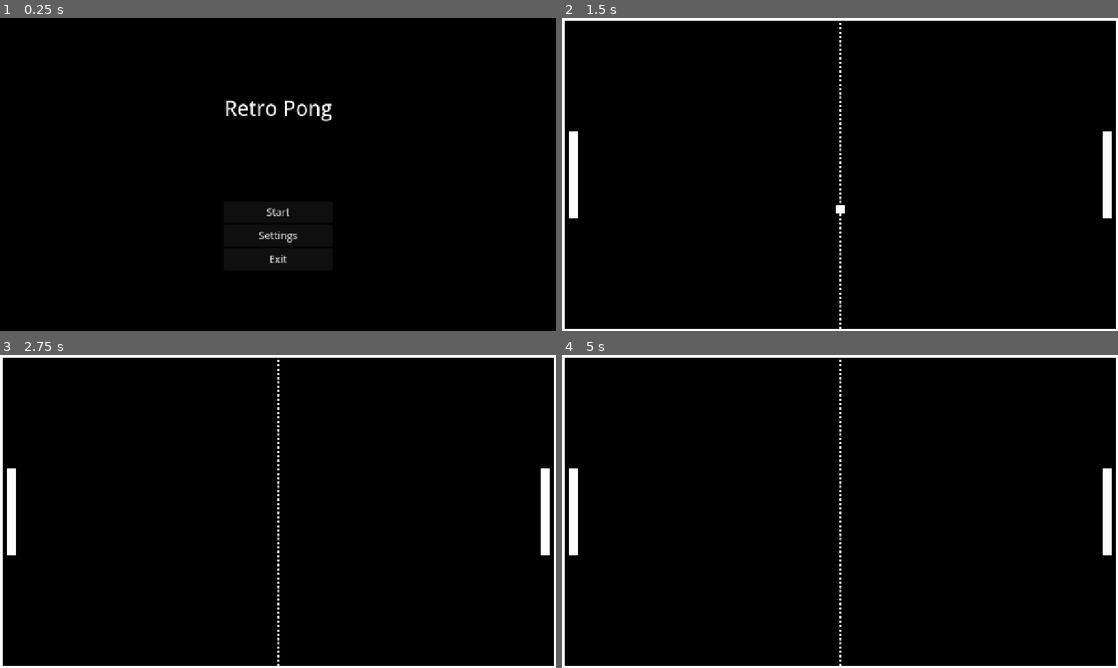
Above: before the commit, frames 1-4 (two rows, left to right).
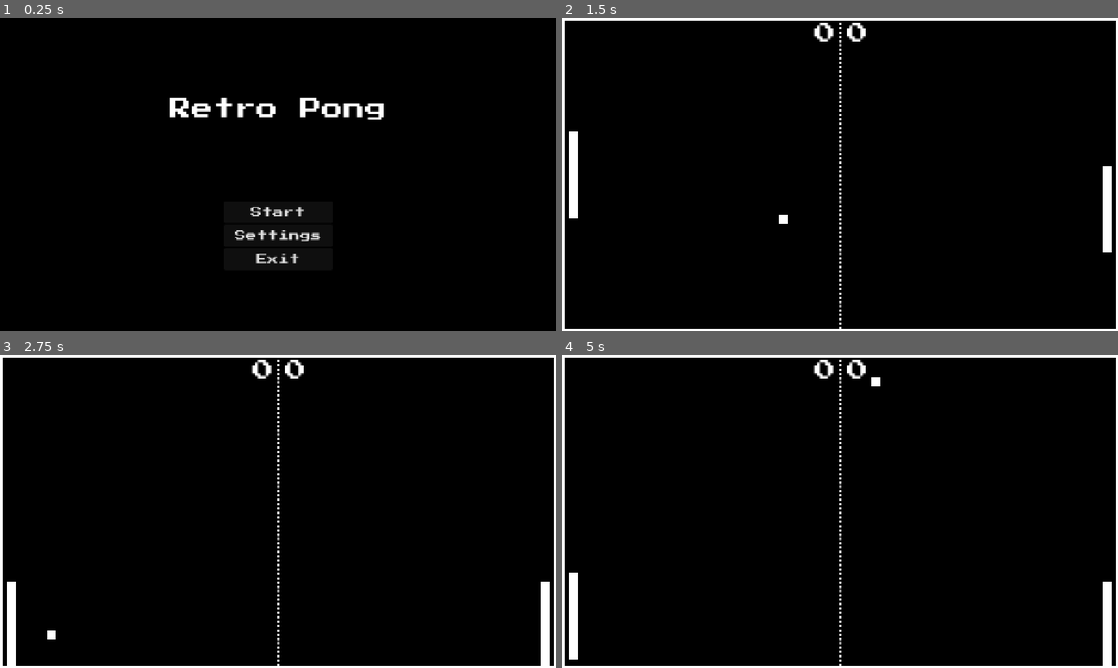
Above: after the commit, the same moments.

Repository: jbass88/RetroPong
Game: Godot game, scene res://scenes/menu/main_menu_scene.tscn
Two runs of this game, one before a commit and one after it. Both use one fixed random seed, a clock stepped at 60 frames per second and the inputs below.
Inputs:
- Up to frame 1 (0.25 s): no input
- Up to frame 2 (1.5 s): click "Start" at 0.5 s; hold Down (paddle_right_down, bound only after the commit) from 1.28 s (still down)
- Up to frame 3 (2.75 s): release Down (paddle_right_down, bound only after the commit) at 2.03 s; hold S (paddle_left_down, bound only after the commit) from 2.03 s (still down)
- Up to frame 4 (5 s): release S (paddle_left_down, bound only after the commit) at 2.78 s; hold Down (paddle_right_down, bound only after the commit) 2.78-3.53 s; tap Enter at 3.5 s; hold W (paddle_left_up, bound only after the commit) 3.53-4.28 s; hold S (paddle_left_down, bound only after the commit) from 4.28 s (still down)

The runs differ from the first frame. In frame 1, 1.9% of the frame differs, in the area x 30-70%, y 25-79%; in frame 2, 0.7%; in frame 3, 2.1%; in frame 4, 2.1%, in the area x 1-99%, y 1-100%.

Commit message:
Add new font. Add controls

Diff:
--- a/project.godot
+++ b/project.godot
@@ -26,6 +26,39 @@
 window/size/viewport_height=720
 window/stretch/mode="canvas_items"
 
+[global_group]
+
+paddles=""
+ball=""
+
+[input]
+
+paddle_left_up={
+"deadzone": 0.2,
+"events": [Object(InputEventKey,"resource_local_to_scene":false,"resource_name":"","device":-1,"window_id":0,"alt_pressed":false,"shift_pressed":false,"ctrl_pressed":false,"meta_pressed":false,"pressed":false,"keycode":0,"physical_keycode":87,"key_label":0,"unicode":119,"location":0,"echo":false,"script":null)
+]
+}
+paddle_left_down={
+"deadzone": 0.2,
+"events": [Object(InputEventKey,"resource_local_to_scene":false,"resource_name":"","device":-1,"window_id":0,"alt_pressed":false,"shift_pressed":false,"ctrl_pressed":false,"meta_pressed":false,"pressed":false,"keycode":0,"physical_keycode":83,"key_label":0,"unicode":115,"location":0,"echo":false,"script":null)
+]
+}
+paddle_right_up={
+"deadzone": 0.2,
+"events": [Object(InputEventKey,"resource_local_to_scene":false,"resource_name":"","device":-1,"window_id":0,"alt_pressed":false,"shift_pressed":false,"ctrl_pressed":false,"meta_pressed":false,"pressed":false,"keycode":0,"physical_keycode":4194320,"key_label":0,"unicode":0,"location":0,"echo":false,"script":null)
+]
+}
+paddle_right_down={
+"deadzone": 0.2,
+"events": [Object(InputEventKey,"resource_local_to_scene":false,"resource_name":"","device":-1,"window_id":0,"alt_pressed":false,"shift_pressed":false,"ctrl_pressed":false,"meta_pressed":false,"pressed":false,"keycode":0,"physical_keycode":4194322,"key_label":0,"unicode":0,"location":0,"echo":false,"script":null)
+]
+}
+pause_menu={
+"deadzone": 0.2,
+"events": [Object(InputEventKey,"resource_local_to_scene":false,"resource_name":"","device":-1,"window_id":0,"alt_pressed":false,"shift_pressed":false,"ctrl_pressed":false,"meta_pressed":false,"pressed":false,"keycode":0,"physical_keycode":4194305,"key_label":0,"unicode":0,"location":0,"echo":false,"script":null)
+]
+}
+
 [rendering]
 
 renderer/rendering_method="gl_compatibility"
--- a/scenes/game/ball.gd
+++ b/scenes/game/ball.gd
@@ -1 +1,42 @@
-extends RigidBody2D
+extends CharacterBody2D
+
+# Export variables to tweak from the Inspector
+@export var base_speed: float = 400.0
+@export var speed_increase: float = 25.0
+
+# This variable will hold the current speed and direction
+var current_speed: float
+
+# This function will be called from the main game to start a round
+func start():
+	# Reset position to the center of the ball's parent (the main scene)
+	position = get_parent().get_viewport_rect().size / 2
+
+	# Reset speed
+	current_speed = base_speed
+
+	# Choose a random starting direction
+	var direction_x = 1 if randi_range(0, 1) == 0 else -1
+	var direction_y = randf_range(-0.8, 0.8) # Add a slight vertical angle
+
+	# Normalize the vector to ensure consistent speed, then apply speed
+	velocity = Vector2(direction_x, direction_y).normalized() * current_speed
+
+# _physics_process is the heart of the movement
+func _physics_process(delta: float):
+	# move_and_collide moves the body and stops on collision,
+	# returning a KinematicCollision2D object with collision data.
+	var collision = move_and_collide(velocity * delta)
+
+	# If a collision occurred...
+	if collision:
+		# The bounce() function is perfect for this. It reflects the velocity
+		# vector based on the collision's normal (the direction of the surface).
+		velocity = velocity.bounce(collision.get_normal())
+
+		# Check if the object we hit was a paddle
+		# We'll add the paddles to a "paddles" group in the next step
+		if collision.get_collider().is_in_group("paddles"):
+			# Increase the speed and apply it to the velocity
+			current_speed += speed_increase
+			velocity = velocity.normalized() * current_speed
--- a/scenes/game/ball.tscn
+++ b/scenes/game/ball.tscn
@@ -16,7 +16,7 @@
 
 [sub_resource type="RectangleShape2D" id="RectangleShape2D_ghx6m"]
 
-[node name="Ball" type="RigidBody2D"]
+[node name="Ball" type="CharacterBody2D" groups=["ball"]]
 script = ExtResource("1_hie4g")
 
 [node name="AnimatedSprite2D" type="AnimatedSprite2D" parent="."]
--- a/scenes/game/main_level_scene.gd
+++ b/scenes/game/main_level_scene.gd
@@ -1,16 +1,46 @@
 extends Node2D
 
+# Link to your Ball and ScoreLabel nodes
 
+var score_left = 0
+var score_right = 0
 
-func reset_paddle_position(is_left: bool):
-	var screen_size = get_viewport_rect().size
-	var offset = 25.0
-	var y_pos = screen_size.y / 2 - offset
-	if is_left:
-		$PaddleLeft.position = Vector2(offset, y_pos)
-	else:
-		$PaddleRight.position = Vector2(screen_size.x - offset, y_pos)
+# This function is called automatically when the game starts
+func _ready():
+	# Start the first round
+	start_round()
 
-func reset_ball_position():
-	var screen_size = get_viewport_rect().size
-	$Ball.position = Vector2(screen_size.x / 2, screen_size.y / 2)
+func start_round():
+	$Ball.start()
+
+func update_score_display():
+	$HudLayer/ScoreLeftLabel.text = str(score_left)
+	$HudLayer/ScoreRightLabel.text = str(score_right)
+
+# This function was created when you connected the signal
+func _on_goal_left_area_body_entered(body):
+	# Check if the body that entered was the ball
+	if body.is_in_group("ball"): # We need to add the ball to a group!
+		score_right += 1
+		update_score_display()
+		start_round()
+
+# And the same for the right goal
+func _on_goal_right_area_body_entered(body):
+	if body.is_in_group("ball"):
+		score_left += 1
+		update_score_display()
+		start_round()
+
+#func reset_paddle_position(is_left: bool):
+	#var screen_size = get_viewport_rect().size
+	#var offset = 25.0
+	#var y_pos = screen_size.y / 2 - offset
+	#if is_left:
+		#$PaddleLeft.position = Vector2(offset, y_pos)
+	#else:
+		#$PaddleRight.position = Vector2(screen_size.x - offset, y_pos)
+#
+#func reset_ball_position():
+	#var screen_size = get_viewport_rect().size
+	#$Ball.position = Vector2(screen_size.x / 2, screen_size.y / 2)
--- a/scenes/game/main_level_scene.tscn
+++ b/scenes/game/main_level_scene.tscn
@@ -1,7 +1,8 @@
-[gd_scene load_steps=8 format=3 uid="uid://bjy76qd77cgav"]
+[gd_scene load_steps=11 format=3 uid="uid://bjy76qd77cgav"]
 
 [ext_resource type="Script" uid="uid://6jde6mujbfc6" path="res://scenes/game/main_level_scene.gd" id="1_71pvm"]
 [ext_resource type="PackedScene" uid="uid://b6lv3o2vov61a" path="res://scenes/game/paddle_left.tscn" id="2_l4h7t"]
+[ext_resource type="FontFile" uid="uid://c3h6cwhfap6a" path="res://fonts/PressStart2P-Regular.ttf" id="2_lkekv"]
 [ext_resource type="Texture2D" uid="uid://b3po5blp4eu1i" path="res://images/dash_rotate.png" id="2_vv3nk"]
 [ext_resource type="PackedScene" uid="uid://b5xna4ksq5ihf" path="res://scenes/game/paddle_right.tscn" id="3_vv3nk"]
 [ext_resource type="PackedScene" uid="uid://bidmpanxjmgol" path="res://scenes/game/ball.tscn" id="4_lkekv"]
@@ -11,6 +12,12 @@
 
 [sub_resource type="GradientTexture1D" id="GradientTexture1D_8ek21"]
 gradient = SubResource("Gradient_j2gj4")
+
+[sub_resource type="RectangleShape2D" id="RectangleShape2D_lkekv"]
+size = Vector2(1270, 5)
+
+[sub_resource type="RectangleShape2D" id="RectangleShape2D_j2gj4"]
+size = Vector2(5, 710)
 
 [node name="MainLevelScene" type="Node2D"]
 script = ExtResource("1_71pvm")
@@ -27,14 +34,6 @@
 texture = SubResource("GradientTexture1D_8ek21")
 
 [node name="HudLayer" type="CanvasLayer" parent="."]
-
-[node name="LeftScoreLabel" type="Label" parent="HudLayer"]
-offset_right = 40.0
-offset_bottom = 23.0
-
-[node name="RightScoreLabel" type="Label" parent="HudLayer"]
-offset_right = 40.0
-offset_bottom = 23.0
 
 [node name="BorderTop" type="ColorRect" parent="HudLayer"]
 anchors_preset = 10
@@ -74,6 +73,55 @@
 texture = ExtResource("2_vv3nk")
 texture_mode = 1
 
+[node name="ScoreLeftLabel" type="Label" parent="HudLayer"]
+offset_left = -10.0
+offset_top = 10.0
+offset_right = 630.0
+offset_bottom = 60.0
+theme_override_fonts/font = ExtResource("2_lkekv")
+theme_override_font_sizes/font_size = 50
+text = "0"
+horizontal_alignment = 2
+
+[node name="ScoreRightLabel" type="Label" parent="HudLayer"]
+anchors_preset = 1
+anchor_left = 1.0
+anchor_right = 1.0
+offset_left = -625.0
+offset_top = 10.0
+offset_right = 15.0
+offset_bottom = 60.0
+grow_horizontal = 0
+theme_override_fonts/font = ExtResource("2_lkekv")
+theme_override_font_sizes/font_size = 50
+text = "0"
+
+[node name="BorderTopBody" type="StaticBody2D" parent="HudLayer"]
+
+[node name="CollisionShape2D" type="CollisionShape2D" parent="HudLayer/BorderTopBody"]
+position = Vector2(640, 2.5)
+shape = SubResource("RectangleShape2D_lkekv")
+
+[node name="BorderBottomBody" type="StaticBody2D" parent="HudLayer"]
+position = Vector2(0, 725)
+
+[node name="CollisionShape2D" type="CollisionShape2D" parent="HudLayer/BorderBottomBody"]
+position = Vector2(640, -7.5)
+shape = SubResource("RectangleShape2D_lkekv")
+
+[node name="GoalLeftArea" type="Area2D" parent="HudLayer"]
+
+[node name="CollisionShape2D" type="CollisionShape2D" parent="HudLayer/GoalLeftArea"]
+position = Vector2(2.5, 360)
+shape = SubResource("RectangleShape2D_j2gj4")
+
+[node name="GoalRightArea" type="Area2D" parent="HudLayer"]
+position = Vector2(1275, 0)
+
+[node name="CollisionShape2D" type="CollisionShape2D" parent="HudLayer/GoalRightArea"]
+position = Vector2(2.5, 360)
+shape = SubResource("RectangleShape2D_j2gj4")
+
 [node name="PaddleLeft" parent="." instance=ExtResource("2_l4h7t")]
 position = Vector2(25, 360)
 
@@ -82,3 +130,6 @@
 
 [node name="Ball" parent="." instance=ExtResource("4_lkekv")]
 position = Vector2(640, 359)
+
+[connection signal="body_entered" from="HudLayer/GoalLeftArea" to="." method="_on_goal_left_area_body_entered"]
+[connection signal="body_entered" from="HudLayer/GoalRightArea" to="." method="_on_goal_right_area_body_entered"]
--- a/scenes/game/paddle_left.gd
+++ b/scenes/game/paddle_left.gd
@@ -1 +1,20 @@
 extends CharacterBody2D
+
+@export var speed: float = 400.0  # Paddle speed in pixels/second
+
+func _process(delta):
+	var move := 0.0
+
+	if Input.is_action_pressed("paddle_left_up"):
+		move -= 1
+	if Input.is_action_pressed("paddle_left_down"):
+		move += 1
+
+	# Move the paddle vertically
+	#velocity.y += move * speed * delta
+	#move_and_slide()
+	position.y += move * speed * delta
+
+	var screen_height = get_viewport_rect().size.y
+	var paddle_height = $CollisionShape2D.shape.size.y
+	position.y = clampf(position.y, paddle_height / 2, screen_height - paddle_height / 2)
--- a/scenes/game/paddle_left.tscn
+++ b/scenes/game/paddle_left.tscn
@@ -17,7 +17,7 @@
 [sub_resource type="RectangleShape2D" id="RectangleShape2D_krdkh"]
 size = Vector2(20, 200)
 
-[node name="PaddleLeft" type="CharacterBody2D"]
+[node name="PaddleLeft" type="CharacterBody2D" groups=["paddles"]]
 script = ExtResource("1_koeej")
 
 [node name="AnimatedSprite2D" type="AnimatedSprite2D" parent="."]
--- a/scenes/game/paddle_right.gd
+++ b/scenes/game/paddle_right.gd
@@ -1 +1,20 @@
 extends CharacterBody2D
+
+@export var speed: float = 400.0  # Paddle speed in pixels/second
+
+func _process(delta):
+	var move := 0.0
+
+	if Input.is_action_pressed("paddle_right_up"):
+		move -= 1
+	if Input.is_action_pressed("paddle_right_down"):
+		move += 1
+
+	# Move the paddle vertically
+	#velocity.y += move * speed * delta
+	#move_and_slide()
+	position.y += move * speed * delta
+
+	var screen_height = get_viewport_rect().size.y
+	var paddle_height = $CollisionShape2D.shape.size.y
+	position.y = clampf(position.y, paddle_height / 2, screen_height - paddle_height / 2)
--- a/scenes/game/paddle_right.tscn
+++ b/scenes/game/paddle_right.tscn
@@ -17,7 +17,7 @@
 [sub_resource type="RectangleShape2D" id="RectangleShape2D_ie7n5"]
 size = Vector2(20, 200)
 
-[node name="PaddleRight" type="CharacterBody2D"]
+[node name="PaddleRight" type="CharacterBody2D" groups=["paddles"]]
 script = ExtResource("1_gecrc")
 
 [node name="AnimatedSprite2D" type="AnimatedSprite2D" parent="."]
--- a/scenes/menu/loading_scene.tscn
+++ b/scenes/menu/loading_scene.tscn
@@ -1,7 +1,7 @@
 [gd_scene load_steps=5 format=3 uid="uid://0ld7qe3jhnyr"]
 
 [ext_resource type="Script" uid="uid://cn2j5dclowrty" path="res://scenes/menu/loading_scene.gd" id="1_gtver"]
-[ext_resource type="FontFile" uid="uid://bgfnal5rn07qn" path="res://fonts/DroidSans.ttf" id="2_cvpxc"]
+[ext_resource type="FontFile" uid="uid://c3h6cwhfap6a" path="res://fonts/PressStart2P-Regular.ttf" id="2_gtver"]
 
 [sub_resource type="Gradient" id="Gradient_a00iq"]
 colors = PackedColorArray(0, 0, 0, 1, 0, 0, 0, 1)
@@ -45,7 +45,7 @@
 [node name="LoadingLabel" type="Label" parent="HBoxContainer"]
 layout_mode = 2
 size_flags_horizontal = 8
-theme_override_fonts/font = ExtResource("2_cvpxc")
+theme_override_fonts/font = ExtResource("2_gtver")
 theme_override_font_sizes/font_size = 50
 text = "Loading"
 
@@ -53,7 +53,7 @@
 unique_name_in_owner = true
 layout_mode = 2
 size_flags_horizontal = 0
-theme_override_fonts/font = ExtResource("2_cvpxc")
+theme_override_fonts/font = ExtResource("2_gtver")
 theme_override_font_sizes/font_size = 50
 text = "..."
 
--- a/scenes/menu/main_menu_scene.tscn
+++ b/scenes/menu/main_menu_scene.tscn
@@ -1,7 +1,7 @@
 [gd_scene load_steps=5 format=3 uid="uid://b4h2j0u8a4acx"]
 
 [ext_resource type="Script" uid="uid://bh3d4hq1elp40" path="res://scenes/menu/main_menu_scene.gd" id="1_8vsfv"]
-[ext_resource type="FontFile" uid="uid://bgfnal5rn07qn" path="res://fonts/DroidSans.ttf" id="2_cp53f"]
+[ext_resource type="FontFile" uid="uid://c3h6cwhfap6a" path="res://fonts/PressStart2P-Regular.ttf" id="2_cp53f"]
 
 [sub_resource type="Gradient" id="Gradient_logje"]
 colors = PackedColorArray(0, 0, 0, 1, 0, 0, 0, 1)
Binary file removed: fonts/DroidSans.ttf
Binary file added: fonts/PressStart2P-Regular.ttf
Not shown, changed: fonts/PressStart2P-Regular.ttf.import
